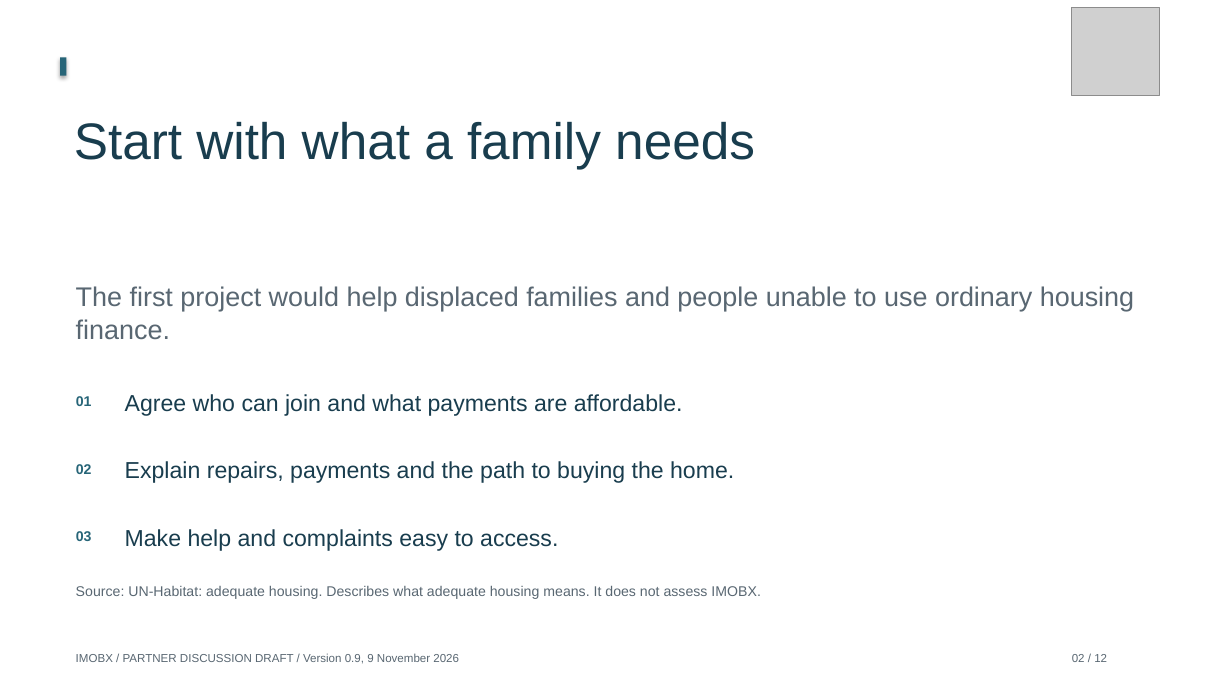
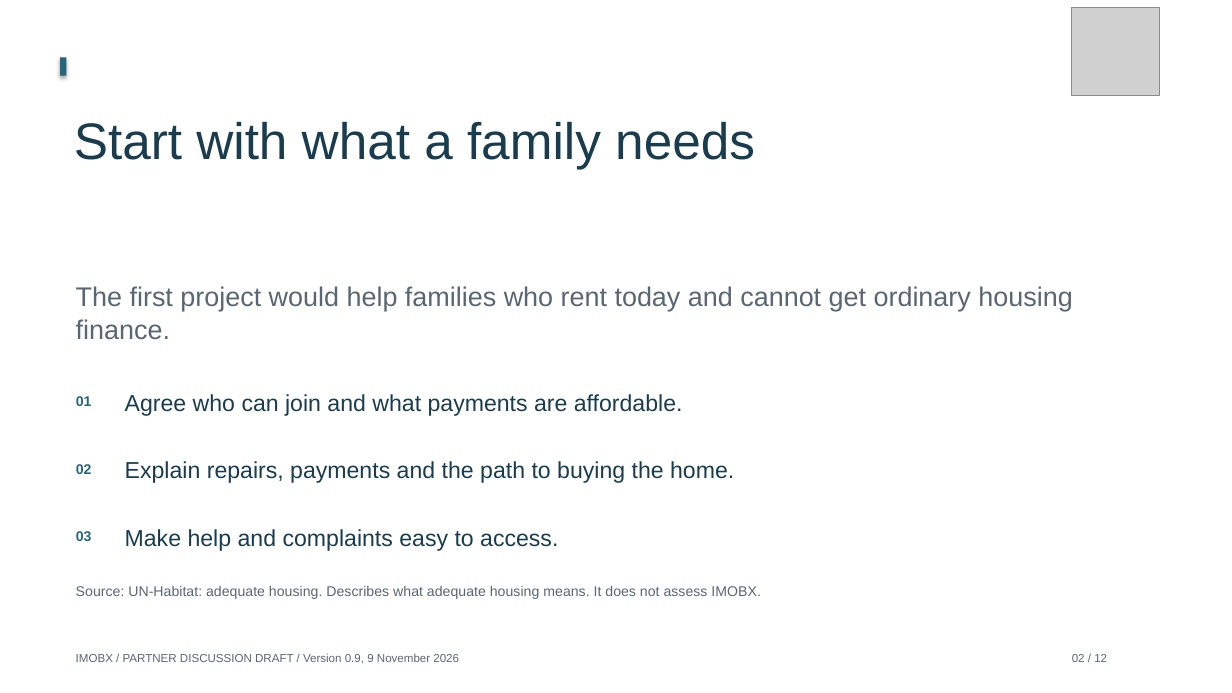
Before and after one commit to Siah-kin/imobx-website, a slide deck: slide 2 of pitchdeck.pptx. Drawn at 1232x693 pixels with LibreOffice and Linux fonts; fonts in the diff are those of the drawing; grey boxes stand for pictures. Boxes give left, top, right and bottom in pixels: in the first picture for what was removed or moved away, otherwise in the second. Text is boxed around its words. In the diff, an @@ line names an element or a change of style, - is before the commit and + after.

```diff
--- a/pitchdeck.pptx
+++ b/pitchdeck.pptx
@@ text at [76, 286, 1072, 340]: text changed @@
-The first project would help displaced families and people unable to use ordinary housing finance.
+The first project would help families who rent today and cannot get ordinary housing finance.
```
Also in this commit, not shown: 2 other slides changed, 47 other files.
